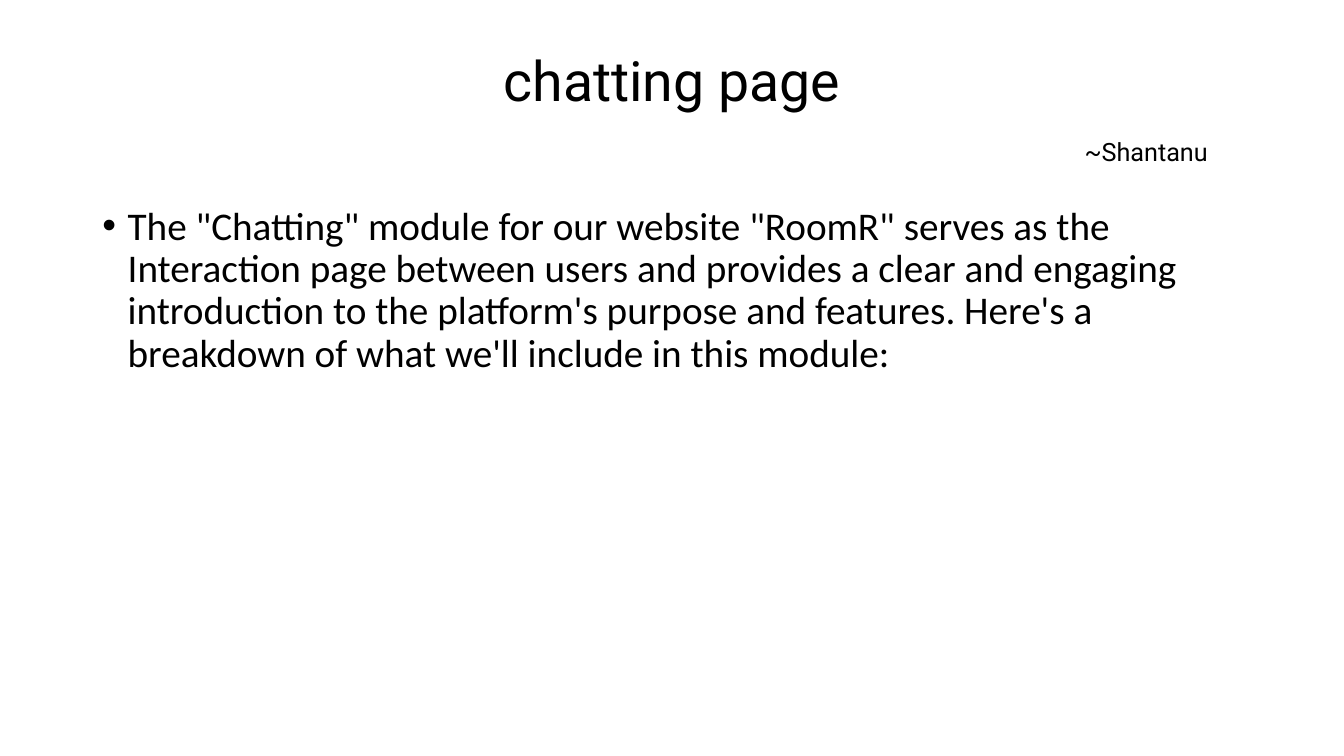
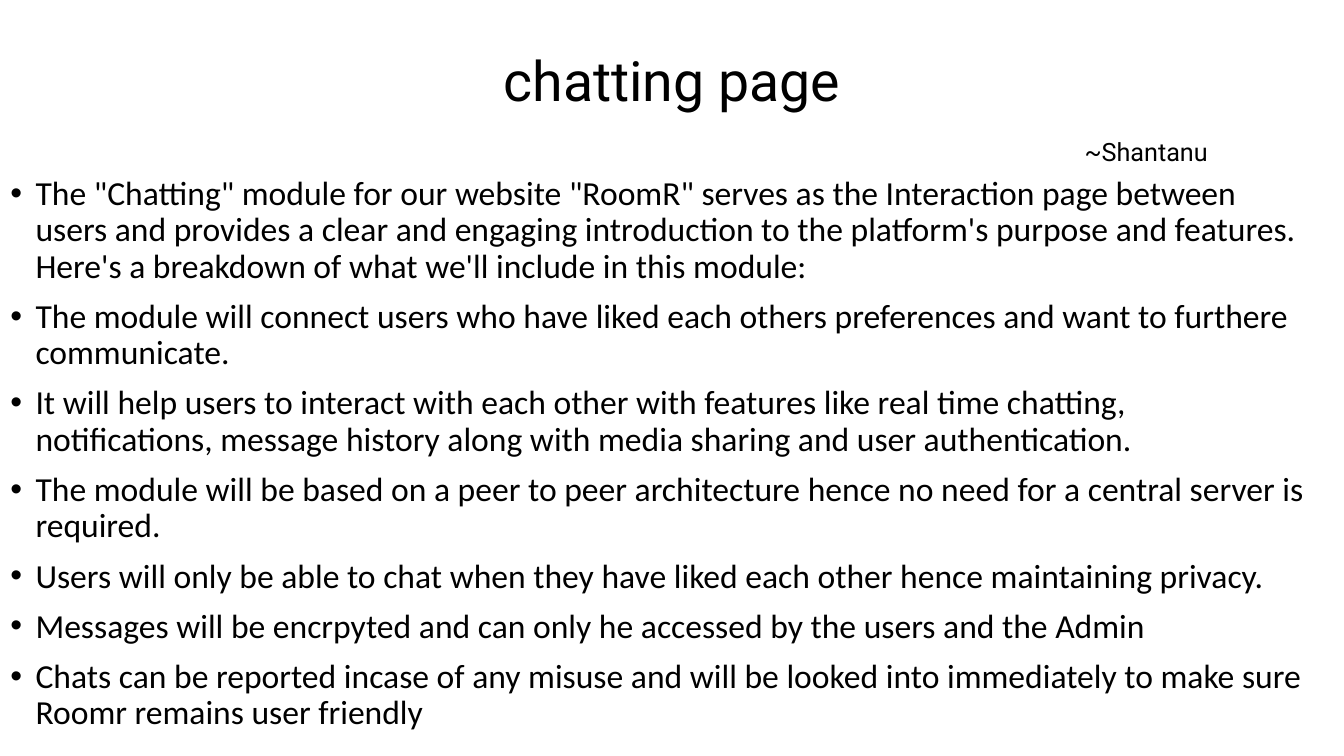
Before and after one commit to AyushPrasad-ap/RoomR, a slide deck: slide 9 of PBL ppt draft1.pptx. Drawn at 1344x756 pixels with LibreOffice and Linux fonts; fonts in the diff are those of the drawing. Boxes give left, top, right and bottom in pixels: in the first picture for what was removed or moved away, otherwise in the second. Text is boxed around its words. In the diff, an @@ line names an element or a change of style, - is before the commit and + after.

Commit message:
Re-committed all the files till now
The files committed in the initial commit  weren't opening.
Hence had to re-commit the same files again.

```diff
--- a/PBL ppt draft1.pptx
+++ b/PBL ppt draft1.pptx
@@ text "The "Chatting" module for our ...": place and size @@
-text "The "Chatting" module for our ..." at (128,212,1176,368)
+text "The "Chatting" module for our ..." at (36,181,1303,730)
@@ text at (36,181,1295,279): size 28 to 24 pt in "The "Chatting" module for our website "RoomR" ..." @@
@@ text at (36,304,1303,730): paragraphs added @@
+• The module will connect users who have liked each others preferences and want to furthere communicate.
+• It will help users to interact with each other with features like real time chatting, notifications, message history along with media sharing and user authentication.
+• The module will be based on a peer to peer architecture hence no need for a central server is required.
+• Users will only be able to chat when they have liked each other hence maintaining privacy.
+• Messages will be encrpyted and can only he accessed by the users and the Admin
+• Chats can be reported incase of any misuse and will be looked into immediately to make sure Roomr remains user friendly
```
Also in this commit, not shown: 2 slides added, 2 other files.
